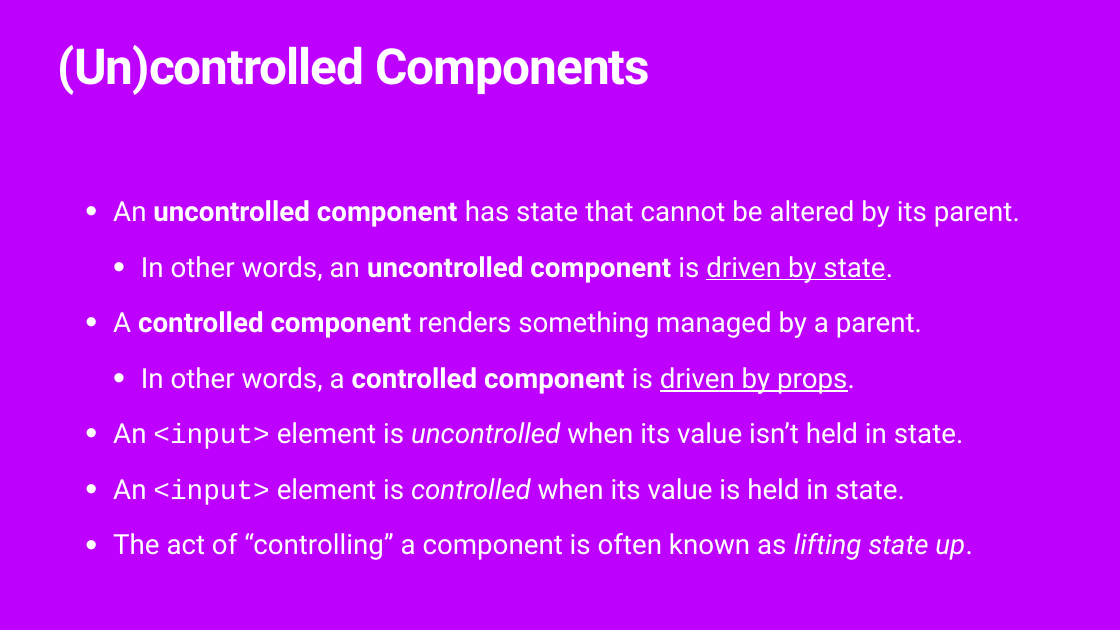
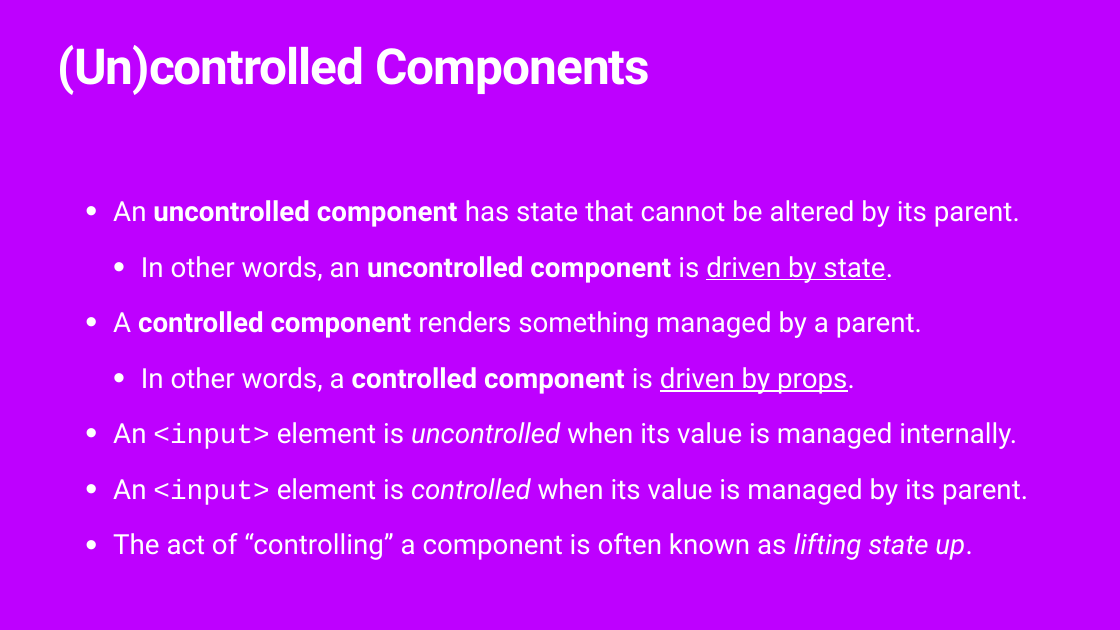
Before and after one commit to rhythms06/flatiron-school, a slide deck: slide 8 of phase-2/forms/slides/forms.pptx. Drawn at 1120x630 pixels with LibreOffice and Linux fonts; fonts in the diff are those of the drawing; background and template pictures are left out. Boxes give left, top, right and bottom in pixels: in the first picture for what was removed or moved away, otherwise in the second. Text is boxed around its words. In the diff, an @@ line names an element or a change of style, - is before the commit and + after.

Commit message:
Clarify how we control `<input>` elements

```diff
--- a/phase-2/forms/slides/forms.pptx
+++ b/phase-2/forms/slides/forms.pptx
@@ text at [113, 422, 1028, 505]: text changed @@
-  • An <input> element is uncontrolled when its value isn’t held in state.
-  • An <input> element is controlled when its value is held in state.
+  • An <input> element is uncontrolled when its value is managed internally.
+  • An <input> element is controlled when its value is managed by its parent.
```
Also in this commit, not shown: 1 other slide changed, 2 other files.
